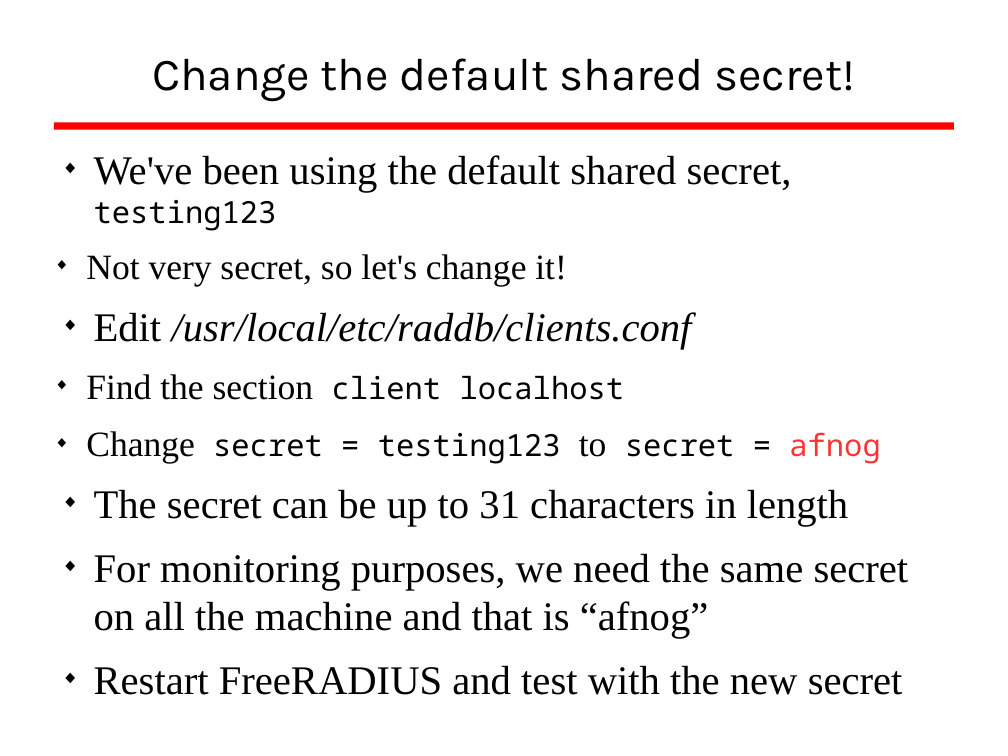
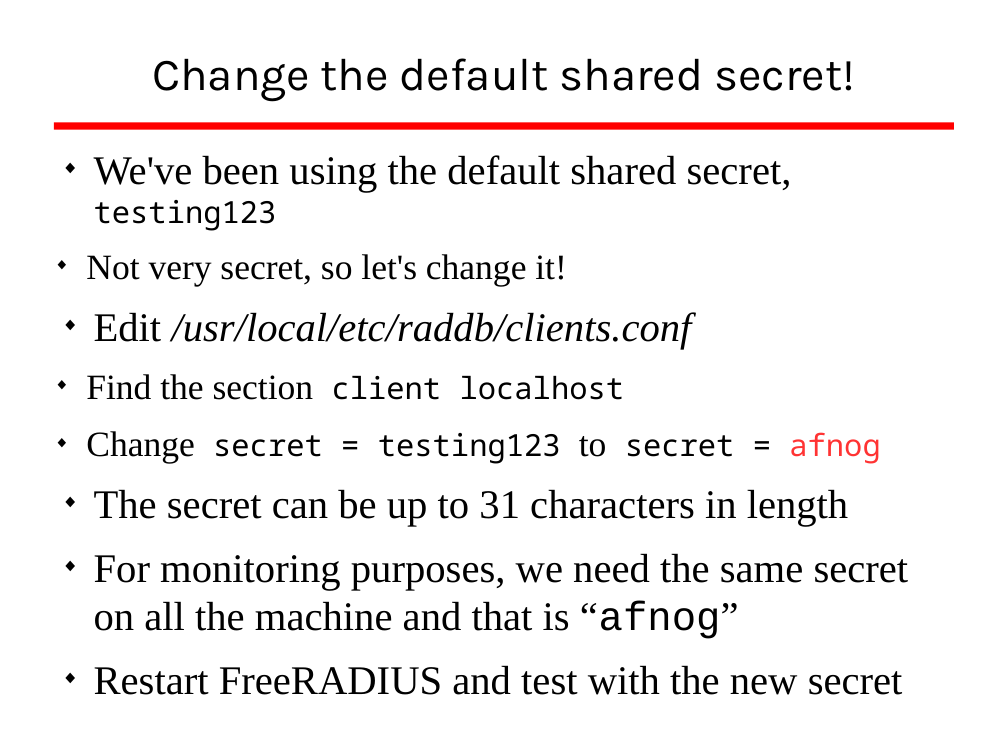
Before and after one commit to afnog/sse, a slide deck: slide 39 of radius/radius_presentation.odp. Drawn at 1008x756 pixels with LibreOffice and Linux fonts; fonts in the diff are those of the drawing; background and template pictures are left out. Boxes give left, top, right and bottom in pixels: in the first picture for what was removed or moved away, otherwise in the second. Text is boxed around its words. In the diff, an @@ line names an element or a change of style, - is before the commit and + after.

```diff
--- a/radius/radius_presentation.odp
+++ b/radius/radius_presentation.odp
@@ text at (x1=94, y1=553, x2=909, y2=639): font Times New Roman to Courier New in "“afnog”" @@
```
Also in this commit, not shown: 1 other file.
